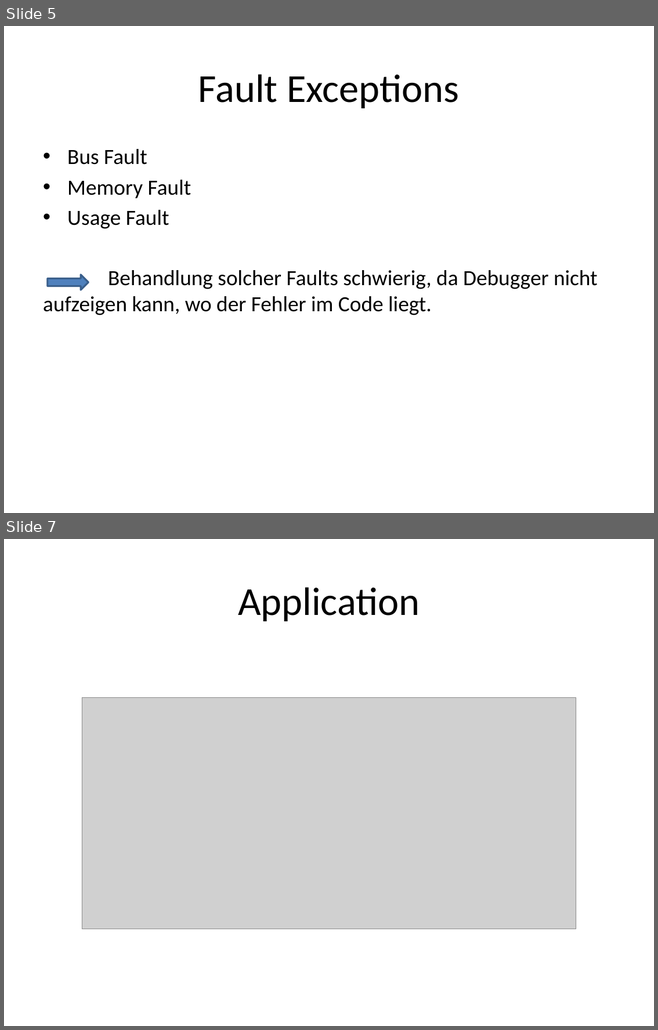
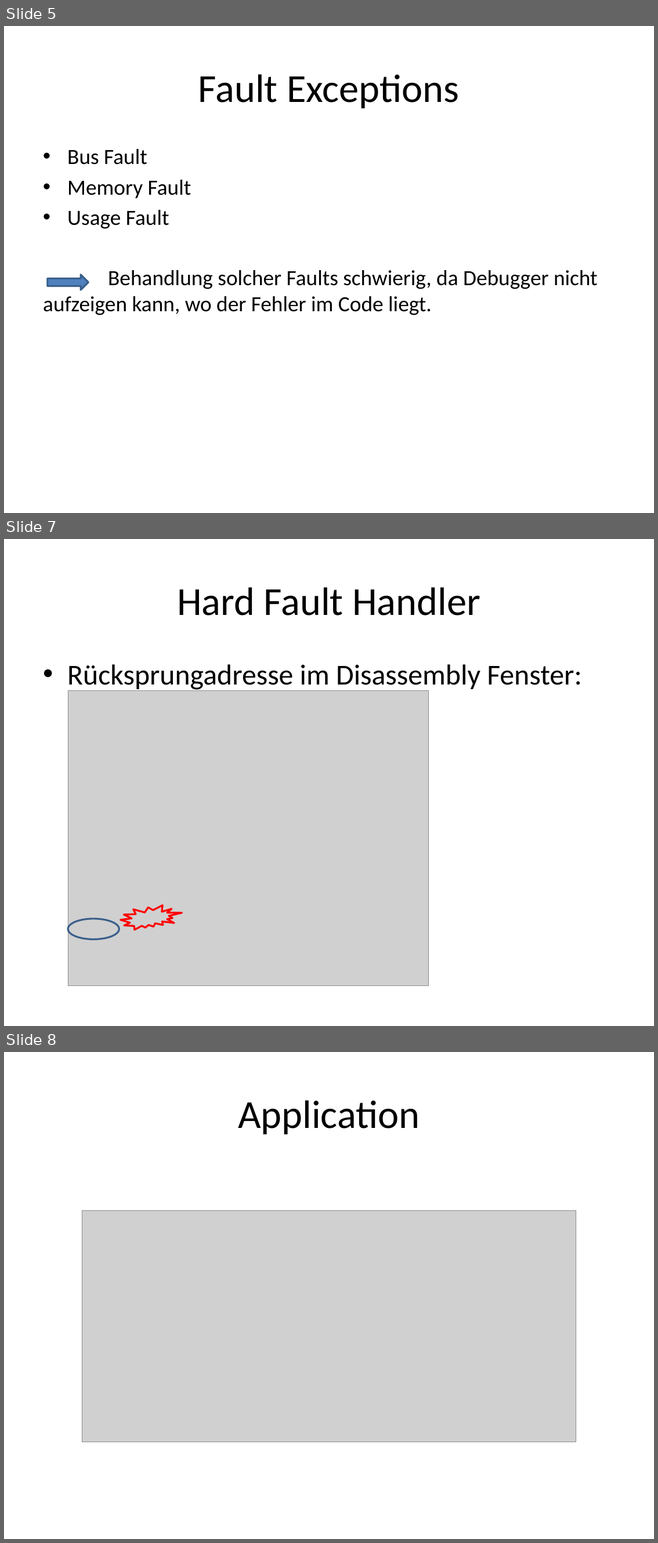
Before and after one commit to BettyET/source42, a slide deck: Recap/Recap.pptx. Shown one above the other, each under a label of ours: slides 5 and 7 before the commit, slides 5, 7 and 8 after it; the slides between them are not shown. The pictures are 658x1030 and 658x1543 pixels, drawn with LibreOffice and Linux fonts; fonts in the diff are those of the drawing; grey boxes stand for pictures. Boxes give left, top, right and bottom in pixels: in the first picture for what was removed or moved away, otherwise in the second. Text is boxed around its words. In the diff, an @@ line names an element or a change of style, - is before the commit and + after.

```diff
--- a/Recap/Recap.pptx
+++ b/Recap/Recap.pptx
@@ slide 7 added at (4,539,654,1026), background #FFFFFF @@
@@ title added at (177,587,480,616), 44 pt, text #000000 @@
+Hard Fault Handler
@@ text added at (67,664,582,692), 32 pt, text #000000 @@
+• Rücksprungadresse im Disassembly Fenster:
@@ picture added at (68,690,428,986) @@
@@ ellipse added at (68,919,119,940), outline #3A5F8C 2 pt @@
@@ irregular seal added at (120,906,181,930), outline #FF0000 2 pt @@
@@ what was slide 7 is now slide 8 @@
```
Also in this commit, not shown: 1 slide changed.
